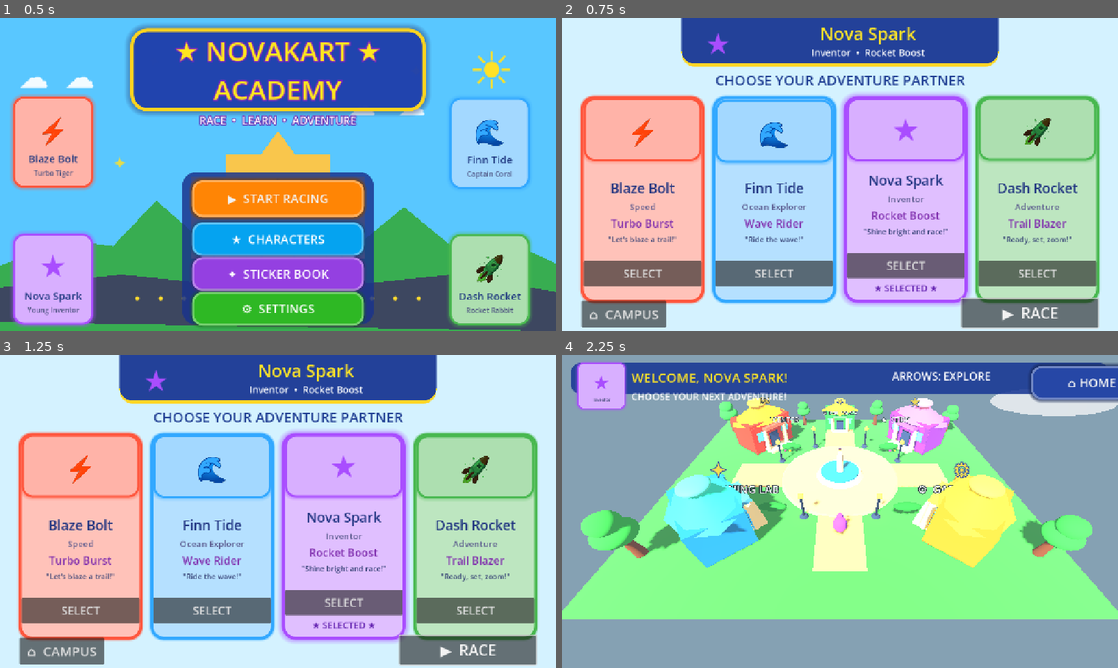
Above: before the commit, frames 1-4 (two rows, left to right).
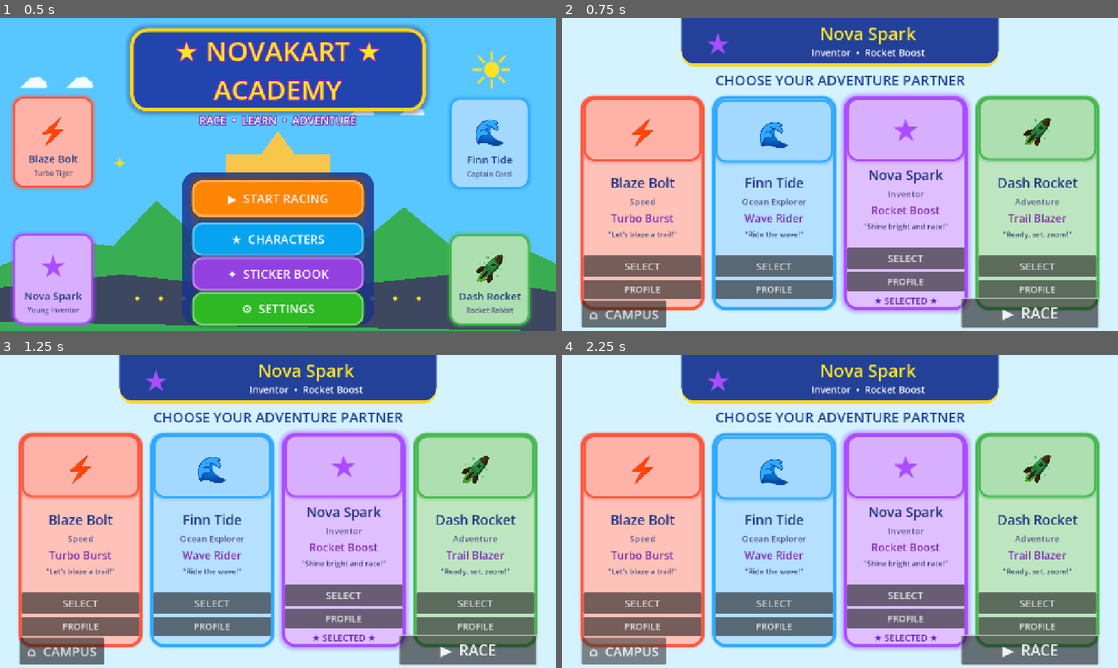
Above: after the commit, the same moments.

Repository: Bparker81597/Novakart-Academy
Game: Godot game, scene res://scenes/main/MainMenu.tscn
Same seed, same stepped clock (60 frames per second), same inputs: the game is played once before the commit and once after it.
Inputs (mouse positions are in pixels of both pictures, inside the frame that each line leads up to):
- Up to frame 1 (0.5 s): no input
- Up to frame 2 (0.75 s): click "★ CHARACTERS" at 0.5 s
- Up to frame 3 (1.25 s): no input
- Up to frame 4 (2.25 s): click (639, 627) at 1.25 s, where only the run after the commit has a clickable "PROFILE"; click "⌂ CAMPUS" (after the commit: "← BACK") at 2 s

Frame 1 is identical in both runs. In frame 2, 13% of the frame differs, in the area x 3-97%, y 48-95%; in frame 3, 13%; in frame 4, 95%, in the area x 0-100%, y 0-100%.

Commit message:
Add character profile pages

Diff:
--- a/data/characters.json
+++ b/data/characters.json
@@ -7,6 +7,8 @@
       "icon": "⚡",
       "ability": "Turbo Burst",
       "catchphrase": "Let's blaze a trail!",
+      "bio": "Blaze Bolt is a fearless speedster who loves helping friends feel brave. Blaze practices fast starts and always cheers for every racer.",
+      "favorite_activity": "Sprint races at the Race Center",
       "color": "#ff563d",
       "greeting_audio": ""
     },
@@ -17,6 +19,8 @@
       "icon": "🌊",
       "ability": "Wave Rider",
       "catchphrase": "Ride the wave!",
+      "bio": "Finn Tide is a calm ocean explorer who treats every turn like a rolling wave. Finn loves discovering new places and guiding friends.",
+      "favorite_activity": "Exploring the fountain plaza",
       "color": "#32a8ff",
       "greeting_audio": ""
     },
@@ -27,6 +31,8 @@
       "icon": "★",
       "ability": "Rocket Boost",
       "catchphrase": "Shine bright and race!",
+      "bio": "Nova Spark is a curious young inventor who builds bright ideas into racing adventures. Nova asks questions and finds creative solutions.",
+      "favorite_activity": "Creating inventions in the Learning Lab",
       "color": "#a94dff",
       "greeting_audio": ""
     },
@@ -37,6 +43,8 @@
       "icon": "🚀",
       "ability": "Trail Blazer",
       "catchphrase": "Ready, set, zoom!",
+      "bio": "Dash Rocket is an upbeat adventurer who loves finding friendly new paths. Dash makes every trip feel like an exciting expedition.",
+      "favorite_activity": "Planning adventures at Event Plaza",
       "color": "#48b84f",
       "greeting_audio": ""
     }
--- /dev/null
+++ b/scenes/main/CharacterProfile.tscn
@@ -0,0 +1,211 @@
+[gd_scene load_steps=5 format=3]
+
+[ext_resource path="res://scripts/ui/character_profile.gd" type="Script" id="1"]
+[ext_resource path="res://scenes/ui/CharacterPortrait.tscn" type="PackedScene" id="2"]
+[ext_resource path="res://scenes/ui/BigKidButton.tscn" type="PackedScene" id="3"]
+
+[sub_resource type="StyleBoxFlat" id="DetailsStyle"]
+bg_color = Color(1, 1, 1, 0.94)
+border_width_left = 7
+border_width_top = 7
+border_width_right = 7
+border_width_bottom = 7
+border_color = Color(0.18, 0.38, 0.78, 1)
+corner_radius_top_left = 36
+corner_radius_top_right = 36
+corner_radius_bottom_right = 36
+corner_radius_bottom_left = 36
+shadow_color = Color(0.1, 0.2, 0.5, 0.28)
+shadow_size = 12
+
+[node name="CharacterProfile" type="Control"]
+layout_mode = 3
+anchors_preset = 15
+anchor_right = 1.0
+anchor_bottom = 1.0
+grow_horizontal = 2
+grow_vertical = 2
+script = ExtResource("1")
+
+[node name="Background" type="ColorRect" parent="."]
+layout_mode = 1
+anchors_preset = 15
+anchor_right = 1.0
+anchor_bottom = 1.0
+grow_horizontal = 2
+grow_vertical = 2
+mouse_filter = 2
+color = Color(0.75, 0.92, 1, 1)
+
+[node name="Title" type="Label" parent="."]
+layout_mode = 0
+offset_top = 22.0
+offset_right = 1280.0
+offset_bottom = 85.0
+theme_override_colors/font_color = Color(0.12, 0.25, 0.58, 1)
+theme_override_font_sizes/font_size = 44
+text = "CHARACTER PROFILE"
+horizontal_alignment = 1
+
+[node name="Portrait" parent="." instance=ExtResource("2")]
+layout_mode = 0
+offset_left = 90.0
+offset_top = 175.0
+offset_right = 270.0
+offset_bottom = 350.0
+scale = Vector2(1.55, 1.55)
+idle_animation = true
+
+[node name="Details" type="Control" parent="."]
+layout_mode = 0
+offset_left = 475.0
+offset_top = 105.0
+offset_right = 1215.0
+offset_bottom = 570.0
+
+[node name="Backdrop" type="Panel" parent="Details"]
+layout_mode = 1
+anchors_preset = 15
+anchor_right = 1.0
+anchor_bottom = 1.0
+grow_horizontal = 2
+grow_vertical = 2
+mouse_filter = 2
+theme_override_styles/panel = SubResource("DetailsStyle")
+
+[node name="Name" type="Label" parent="Details"]
+layout_mode = 0
+offset_top = 24.0
+offset_right = 740.0
+offset_bottom = 85.0
+theme_override_font_sizes/font_size = 42
+text = "Nova Spark"
+horizontal_alignment = 1
+
+[node name="BioTitle" type="Label" parent="Details"]
+layout_mode = 0
+offset_left = 35.0
+offset_top = 95.0
+offset_right = 220.0
+offset_bottom = 135.0
+theme_override_colors/font_color = Color(0.18, 0.35, 0.7, 1)
+theme_override_font_sizes/font_size = 25
+text = "BIO"
+
+[node name="Bio" type="Label" parent="Details"]
+layout_mode = 0
+offset_left = 35.0
+offset_top = 138.0
+offset_right = 705.0
+offset_bottom = 245.0
+theme_override_colors/font_color = Color(0.18, 0.22, 0.42, 1)
+theme_override_font_sizes/font_size = 22
+text = "Character bio"
+autowrap_mode = 2
+
+[node name="Catchphrase" type="Control" parent="Details"]
+layout_mode = 0
+offset_left = 35.0
+offset_top = 260.0
+offset_right = 705.0
+offset_bottom = 315.0
+
+[node name="Title" type="Label" parent="Details/Catchphrase"]
+layout_mode = 0
+offset_right = 190.0
+offset_bottom = 45.0
+theme_override_colors/font_color = Color(0.18, 0.35, 0.7, 1)
+theme_override_font_sizes/font_size = 23
+text = "CATCHPHRASE"
+
+[node name="Value" type="Label" parent="Details/Catchphrase"]
+layout_mode = 0
+offset_left = 195.0
+offset_right = 670.0
+offset_bottom = 45.0
+theme_override_colors/font_color = Color(0.38, 0.2, 0.62, 1)
+theme_override_font_sizes/font_size = 22
+text = "\"Shine bright and race!\""
+
+[node name="Ability" type="Control" parent="Details"]
+layout_mode = 0
+offset_left = 35.0
+offset_top = 325.0
+offset_right = 705.0
+offset_bottom = 375.0
+
+[node name="Title" type="Label" parent="Details/Ability"]
+layout_mode = 0
+offset_right = 190.0
+offset_bottom = 45.0
+theme_override_colors/font_color = Color(0.18, 0.35, 0.7, 1)
+theme_override_font_sizes/font_size = 23
+text = "ABILITY"
+
+[node name="Value" type="Label" parent="Details/Ability"]
+layout_mode = 0
+offset_left = 195.0
+offset_right = 670.0
+offset_bottom = 45.0
+theme_override_colors/font_color = Color(0.38, 0.2, 0.62, 1)
+theme_override_font_sizes/font_size = 22
+text = "Rocket Boost"
+
+[node name="FavoriteActivity" type="Control" parent="Details"]
+layout_mode = 0
+offset_left = 35.0
+offset_top = 385.0
+offset_right = 705.0
+offset_bottom = 440.0
+
+[node name="Title" type="Label" parent="Details/FavoriteActivity"]
+layout_mode = 0
+offset_right = 225.0
+offset_bottom = 45.0
+theme_override_colors/font_color = Color(0.18, 0.35, 0.7, 1)
+theme_override_font_sizes/font_size = 23
+text = "FAVORITE ACTIVITY"
+
+[node name="Value" type="Label" parent="Details/FavoriteActivity"]
+layout_mode = 0
+offset_left = 230.0
+offset_right = 670.0
+offset_bottom = 45.0
+theme_override_colors/font_color = Color(0.38, 0.2, 0.62, 1)
+theme_override_font_sizes/font_size = 21
+text = "Creating inventions"
+autowrap_mode = 2
+
+[node name="Actions" type="HBoxContainer" parent="."]
+layout_mode = 0
+offset_left = 80.0
+offset_top = 610.0
+offset_right = 1200.0
+offset_bottom = 700.0
+theme_override_constants/separation = 20
+alignment = 1
+
+[node name="Back" parent="Actions" instance=ExtResource("3")]
+layout_mode = 2
+text = "←  BACK"
+button_color = Color(0.18, 0.42, 0.78, 1)
+
+[node name="Previous" parent="Actions" instance=ExtResource("3")]
+layout_mode = 2
+text = "◀  PREVIOUS"
+button_color = Color(0.55, 0.3, 0.82, 1)
+
+[node name="Choose" parent="Actions" instance=ExtResource("3")]
+layout_mode = 2
+text = "★  CHOOSE"
+button_color = Color(0.12, 0.72, 0.32, 1)
+
+[node name="Next" parent="Actions" instance=ExtResource("3")]
+layout_mode = 2
+text = "NEXT  ▶"
+button_color = Color(0.55, 0.3, 0.82, 1)
+
+[connection signal="pressed" from="Actions/Back" to="." method="_go_back"]
+[connection signal="pressed" from="Actions/Previous" to="." method="_show_previous"]
+[connection signal="pressed" from="Actions/Choose" to="." method="_select_character"]
+[connection signal="pressed" from="Actions/Next" to="." method="_show_next"]
--- a/scenes/ui/CharacterCard.tscn
+++ b/scenes/ui/CharacterCard.tscn
@@ -51,10 +51,16 @@
 autowrap_mode = 2
 
 [node name="Select" type="Button" parent="Content"]
-custom_minimum_size = Vector2(0, 58)
+custom_minimum_size = Vector2(0, 48)
 layout_mode = 2
-theme_override_font_sizes/font_size = 26
+theme_override_font_sizes/font_size = 24
 text = "SELECT"
+
+[node name="Profile" type="Button" parent="Content"]
+custom_minimum_size = Vector2(0, 44)
+layout_mode = 2
+theme_override_font_sizes/font_size = 21
+text = "PROFILE"
 
 [node name="Selected" type="Label" parent="Content"]
 visible = false
--- a/scripts/global/game_state.gd
+++ b/scripts/global/game_state.gd
@@ -1,6 +1,7 @@
 extends Node
 
 var selected_character: String = "nova_spark"
+var profile_character: String = "nova_spark"
 var selected_track: String = "sunny_speedway"
 var nova_stars: int = 0
 
--- a/scripts/tests/sprint2_check.gd
+++ b/scripts/tests/sprint2_check.gd
@@ -8,7 +8,7 @@
 	assert(content_catalog.stickers.size() == 7, "Expected seven sticker definitions.")
 	for character_id: String in ["blaze_bolt", "finn_tide", "nova_spark", "dash_rocket"]:
 		var profile: Dictionary = content_catalog.get_character(character_id)
-		for key: String in ["name", "icon", "ability", "catchphrase"]:
+		for key: String in ["name", "icon", "bio", "catchphrase", "ability", "favorite_activity"]:
 			assert(profile.has(key), "%s is missing %s" % [character_id, key])
 	var expected_abilities := {
 		"blaze_bolt": "Turbo Burst",
@@ -22,6 +22,7 @@
 		assert(save_manager.progress.has(key), "Save progress is missing %s" % key)
 	for scene_path: String in [
 		"res://scenes/main/CharacterSelect.tscn",
+		"res://scenes/main/CharacterProfile.tscn",
 		"res://scenes/main/StickerBook.tscn",
 		"res://scenes/race/RaceScene.tscn",
 		"res://scenes/ui/VictoryScreen.tscn",
@@ -36,6 +37,12 @@
 			instance.show_victory(7, 10, reward_ids)
 			await process_frame
 			assert(instance.visible, "Victory screen did not become visible.")
+		if scene_path.ends_with("CharacterProfile.tscn"):
+			for character_id: String in ["blaze_bolt", "finn_tide", "nova_spark", "dash_rocket"]:
+				instance._show_profile(character_id)
+				var character_profile: Dictionary = content_catalog.get_character(character_id)
+				assert(instance.get_node("Details/Name").text == character_profile.name, "Wrong profile name for %s" % character_id)
+				assert(instance.get_node("Details/Bio").text == character_profile.bio, "Wrong profile bio for %s" % character_id)
 		if scene_path.ends_with("RaceScene.tscn"):
 			var saved_profile: Dictionary = content_catalog.get_character(save_manager.get_selected_character())
 			assert(instance.get_node("HUD/CharacterName").text == saved_profile.name.to_upper(), "HUD did not show selected character.")
--- a/scripts/tests/sprint3_check.gd
+++ b/scripts/tests/sprint3_check.gd
@@ -6,6 +6,7 @@
 		"title": "res://scenes/main/MainMenu.tscn",
 		"settings": "res://scenes/main/Settings.tscn",
 		"characters": "res://scenes/main/CharacterSelect.tscn",
+		"profile": "res://scenes/main/CharacterProfile.tscn",
 		"hub": "res://scenes/hub/HubWorld.tscn",
 		"portrait": "res://scenes/ui/CharacterPortrait.tscn",
 		"kid_button": "res://scenes/ui/BigKidButton.tscn",
@@ -30,6 +31,12 @@
 	var characters: Node = instances.characters
 	assert(characters.get_node("CharacterCards").get_child_count() == 4, "Character Select needs four cards.")
 	assert(characters.has_node("SelectedCharacter"), "Character Select needs a prominent selected banner.")
+	for card: Node in characters.get_node("CharacterCards").get_children():
+		assert(card.has_node("Content/Profile"), "Character card is missing Profile action.")
+
+	var profile: Node = instances.profile
+	for detail_path: String in ["Portrait", "Details/Name", "Details/Bio", "Details/Catchphrase/Value", "Details/Ability/Value", "Details/FavoriteActivity/Value"]:
+		assert(profile.has_node(detail_path), "Character profile is missing %s" % detail_path)
 
 	var hub: Node = instances.hub
 	for zone_name: String in ["RaceZone", "StickerZone", "LearningZone", "GarageZone", "EventZone"]:
--- a/scripts/ui/character_card.gd
+++ b/scripts/ui/character_card.gd
@@ -2,6 +2,7 @@
 extends PanelContainer
 
 signal character_selected(character_id: String)
+signal profile_requested(character_id: String)
 
 var character_id := ""
 var base_position := Vector2.ZERO
@@ -30,6 +31,7 @@
 	mouse_entered.connect(_on_hover_started)
 	mouse_exited.connect(_on_hover_ended)
 	$Content/Select.pressed.connect(_on_select_pressed)
+	$Content/Profile.pressed.connect(_on_profile_pressed)
 
 func set_selected(value: bool, animate: bool = true) -> void:
 	selected = value
@@ -59,3 +61,6 @@
 
 func _on_select_pressed() -> void:
 	character_selected.emit(character_id)
+
+func _on_profile_pressed() -> void:
+	profile_requested.emit(character_id)
--- /dev/null
+++ b/scripts/ui/character_profile.gd
@@ -0,0 +1,41 @@
+class_name CharacterProfile
+extends Control
+
+const CHARACTER_IDS := ["blaze_bolt", "finn_tide", "nova_spark", "dash_rocket"]
+
+var character_id := "nova_spark"
+
+func _ready() -> void:
+	character_id = GameState.profile_character
+	_show_profile(character_id)
+	$Actions/Back.grab_focus()
+
+func _show_profile(new_character_id: String) -> void:
+	character_id = new_character_id
+	GameState.profile_character = character_id
+	var profile := ContentCatalog.get_character(character_id)
+	var color := Color(profile.get("color", "#a94dff"))
+	$Portrait.configure(character_id, profile.get("theme", ""))
+	$Details/Name.text = profile.get("name", "Nova Spark")
+	$Details/Bio.text = profile.get("bio", "")
+	$Details/Catchphrase/Value.text = "\"%s\"" % profile.get("catchphrase", "")
+	$Details/Ability/Value.text = profile.get("ability", "")
+	$Details/FavoriteActivity/Value.text = profile.get("favorite_activity", "")
+	$Details/Name.add_theme_color_override("font_color", color)
+	AudioManager.play_character_greeting(character_id)
+
+func _show_previous() -> void:
+	var index := CHARACTER_IDS.find(character_id)
+	_show_profile(CHARACTER_IDS[(index - 1 + CHARACTER_IDS.size()) % CHARACTER_IDS.size()])
+
+func _show_next() -> void:
+	var index := CHARACTER_IDS.find(character_id)
+	_show_profile(CHARACTER_IDS[(index + 1) % CHARACTER_IDS.size()])
+
+func _select_character() -> void:
+	GameState.selected_character = character_id
+	SaveManager.save_selected_character(character_id)
+	get_tree().change_scene_to_file("res://scenes/main/CharacterSelect.tscn")
+
+func _go_back() -> void:
+	get_tree().change_scene_to_file("res://scenes/main/CharacterSelect.tscn")
--- a/scripts/ui/character_select.gd
+++ b/scripts/ui/character_select.gd
@@ -12,6 +12,7 @@
 		var card := $CharacterCards.get_child(index)
 		card.configure(ContentCatalog.get_character(character_id), character_id == selected_character_id)
 		card.character_selected.connect(_select_character)
+		card.profile_requested.connect(_open_profile)
 	_update_selected_banner()
 	$Race.grab_focus()
 
@@ -37,5 +38,9 @@
 	SaveManager.save_selected_character(selected_character_id)
 	get_tree().change_scene_to_file("res://scenes/race/RaceScene.tscn")
 
+func _open_profile(character_id: String) -> void:
+	GameState.profile_character = character_id
+	get_tree().change_scene_to_file("res://scenes/main/CharacterProfile.tscn")
+
 func _go_home() -> void:
 	get_tree().change_scene_to_file("res://scenes/hub/HubWorld.tscn")
Not shown, added: scripts/ui/character_profile.gd.uid
Not shown, changed: README.md
Not shown, changed: docs/GDD.md
